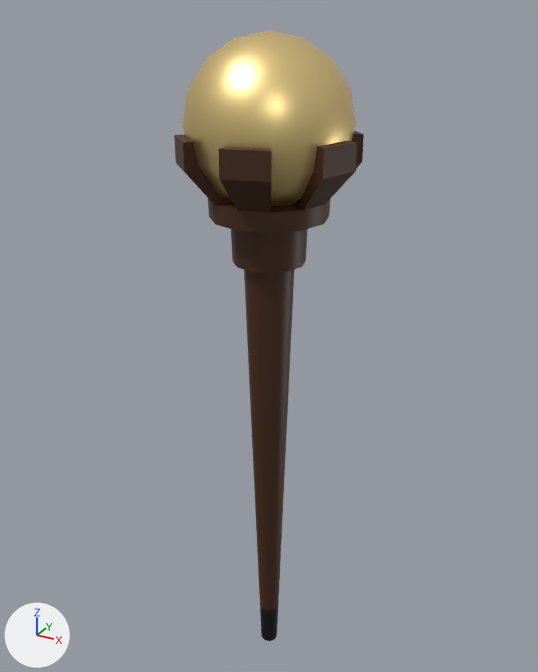
The Blender file Arte/Props/Baston_magnate/Baston_magnate.blend as it was, and as the next commit left it.
Before and after are seen from a 50 mm lens placed at (3.82, -6.95, 8.07), pointed at (-0.12, 0.21, 4.49). The lights are fixed; the arrows at lower left show +X, +Y and +Z.

Objects in the first picture: 'Bola', 'Palo'.
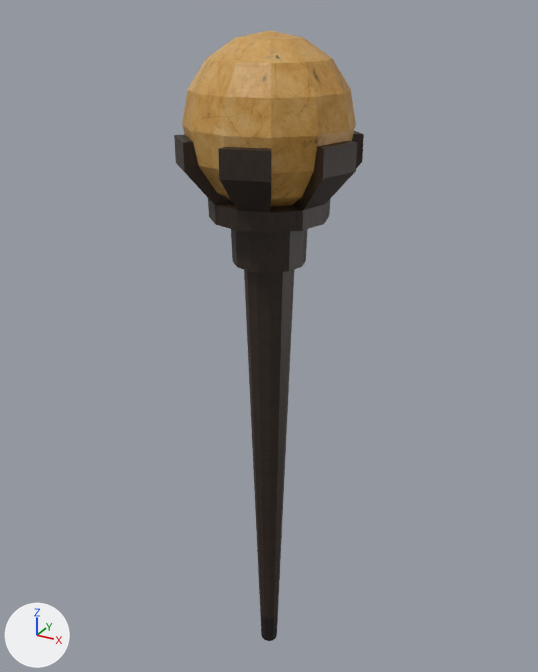
The newer file is also rescaled (x2.244), turned or shifted as a whole; pictures and numbers use the older file's frame.

The edits, one by one:
Picture 'Metal007_1K-PNG_Color.png' (img_metal007_1k_png_color_png) is new.
Material 'aCG_Metal007_1K_PNG' (mat_acg_metal007_1k_png) is new.
Its texture is img_metal007_1k_png_color_png.
me_sphere has 86 vertices, 96 faces and spans x -1.67..1.67, y -1.67..1.67, z -1.67..1.67.
me_sphere no longer uses material mat_gold (yellow #ffe39d).
me_sphere now uses material mat_acg_metal007_1k_png (picture img_metal007_1k_png_color_png).

Boxes [x1, y1, x2, y2] around the edits, measured in the pictures (538 x 672 px):
'Bola', recoloured (yellow to orange): [182, 30, 356, 207] in both
